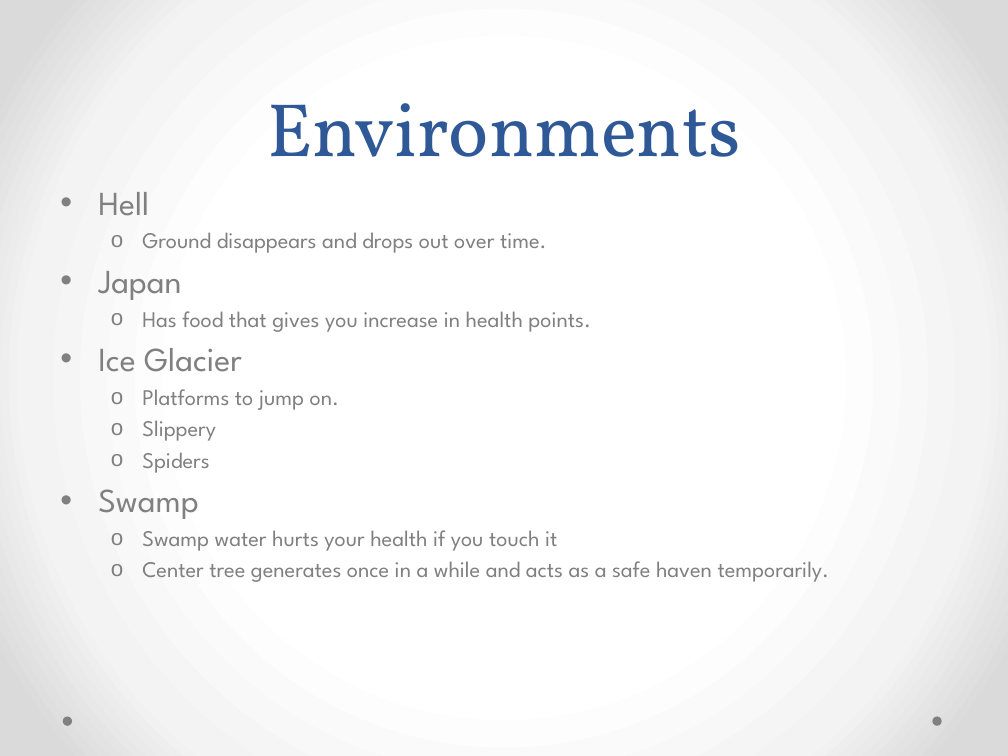
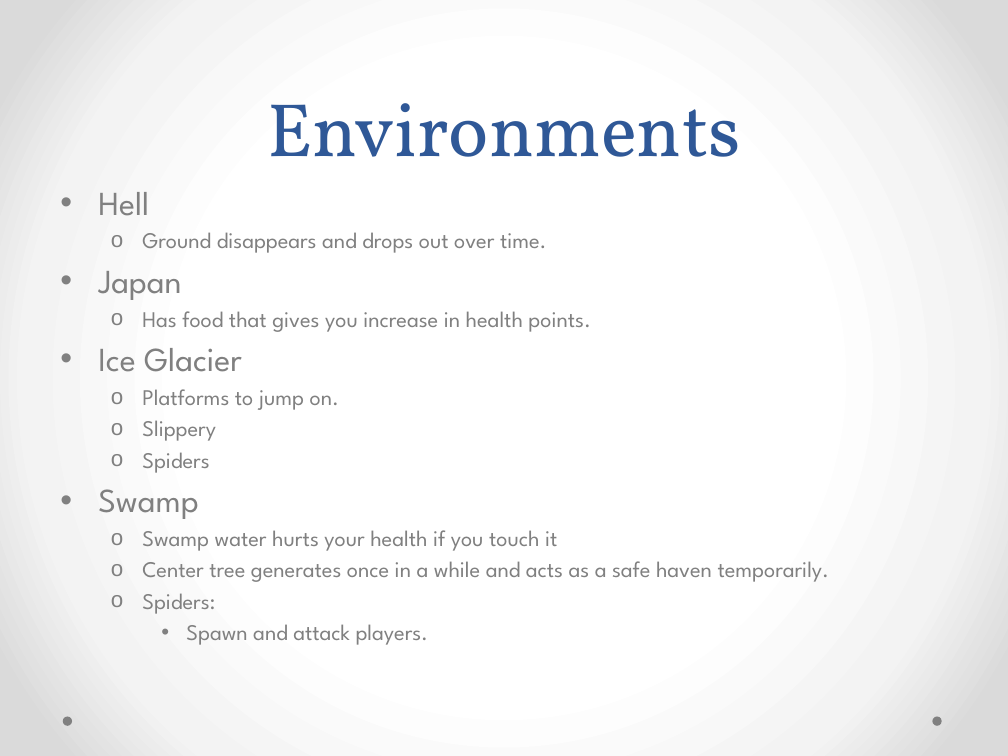
Before and after one commit to JELGT2011/Wizards-Of-Dos, a slide deck: slide 4 of Wizards_of_Dos.pptx. Drawn at 1008x756 pixels with LibreOffice and Linux fonts; fonts in the diff are those of the drawing. Boxes give left, top, right and bottom in pixels: in the first picture for what was removed or moved away, otherwise in the second. Text is boxed around its words. In the diff, an @@ line names an element or a change of style, - is before the commit and + after.

```diff
--- a/Wizards_of_Dos.pptx
+++ b/Wizards_of_Dos.pptx
@@ text at (142, 593, 429, 645): paragraphs added @@
+  o Spiders:
+    • Spawn and attack players.
```
Also in this commit, not shown: 1 other slide changed, 1 slide added, 1 slide removed.
